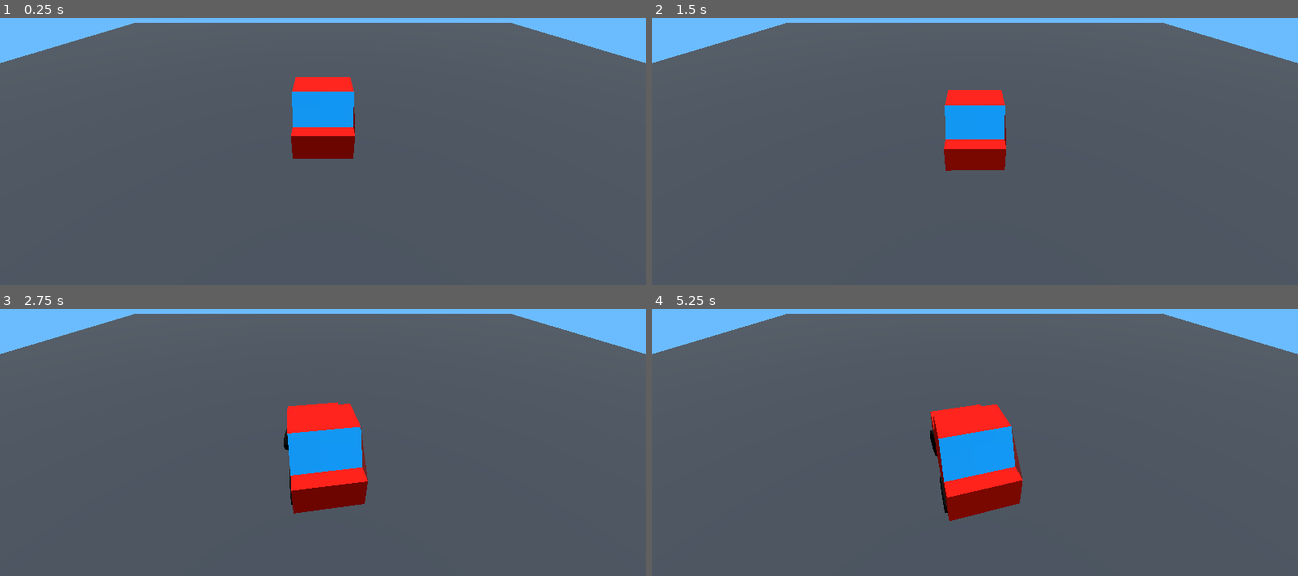
Above: before the commit, frames 1-4 (two rows, left to right).
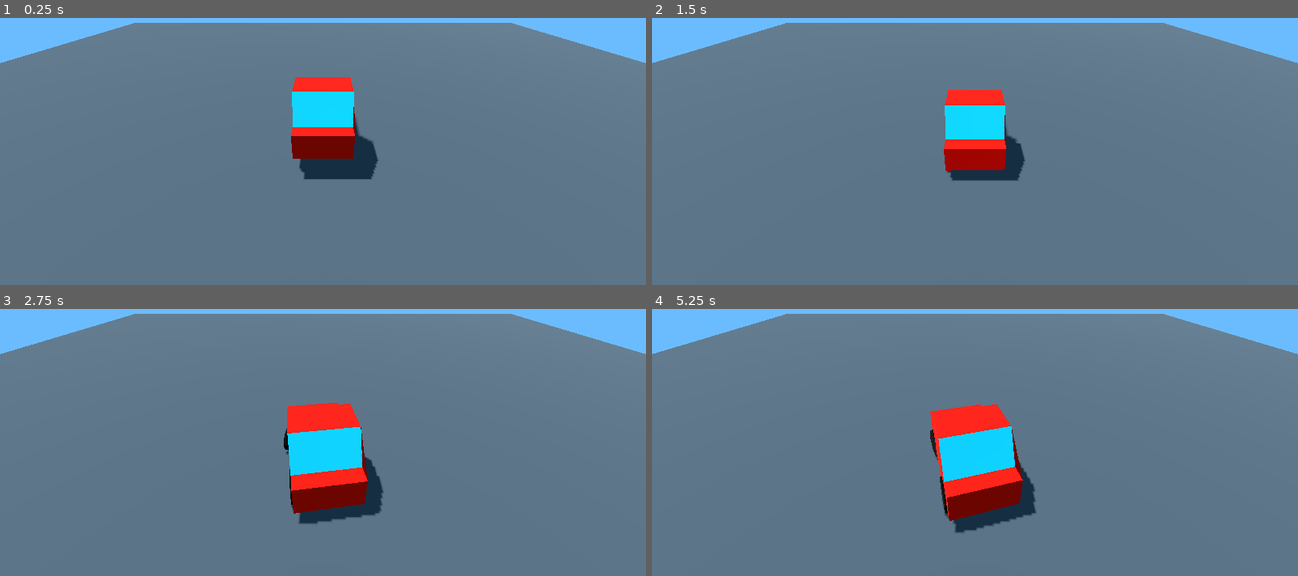
Above: after the commit, the same moments.

Repository: erdemy885/dds
Game: Godot game, scene res://game.tscn
Same seed, same stepped clock (60 frames per second), same inputs: the game is played once before the commit and once after it.
Inputs:
- Up to frame 1 (0.25 s): no input
- Up to frame 2 (1.5 s): hold D (right) 0.53-1.28 s; tap Enter at 1.25 s; hold S (back) from 1.28 s (still down)
- Up to frame 3 (2.75 s): release S (back) at 2.03 s; hold D (right) from 2.03 s (still down)
- Up to frame 4 (5.25 s): release D (right) at 2.78 s; hold W (forward) 2.78-3.53 s; hold A (left) 3.53-5.03 s; hold S (back) from 5.03 s (still down)

The runs differ from the first frame. In frame 1, 93% of the frame differs, in the area x 0-100%, y 1-100%; in frame 2, 94%; in frame 3, 92%; in frame 4, 92%.

Commit message:
add shadows to game scene

Diff:
--- a/game.tscn
+++ b/game.tscn
@@ -17,6 +17,7 @@
 background_mode = 1
 background_color = Color(0.419608, 0.737255, 1, 1)
 ambient_light_color = Color(1, 1, 1, 1)
+reflected_light_source = 2
 
 [node name="game" type="Node3D"]
 
@@ -28,9 +29,6 @@
 [node name="CollisionShape3D" type="CollisionShape3D" parent="ground/StaticBody3D"]
 shape = SubResource("ConcavePolygonShape3D_0ntwv")
 
-[node name="DirectionalLight3D" type="DirectionalLight3D" parent="."]
-transform = Transform3D(1, 0, 0, 0, -4.37114e-08, 1, 0, -1, -4.37114e-08, 0, 15.5038, 0)
-
 [node name="player" parent="." instance=ExtResource("1_h3wr8")]
 transform = Transform3D(1, 0, 0, 0, 1, 0, 0, 0, 1, 0, 4.72397, 0)
 script = ExtResource("2_eqe7c")
@@ -40,3 +38,8 @@
 
 [node name="WorldEnvironment" type="WorldEnvironment" parent="."]
 environment = SubResource("Environment_cjia2")
+
+[node name="DirectionalLight3D" type="DirectionalLight3D" parent="."]
+transform = Transform3D(1, 0, 0, 0, -0.368173, 0.929757, 0, -0.929757, -0.368173, -7.93154, 2.62626, -0.447525)
+shadow_enabled = true
+shadow_blur = 2.675
